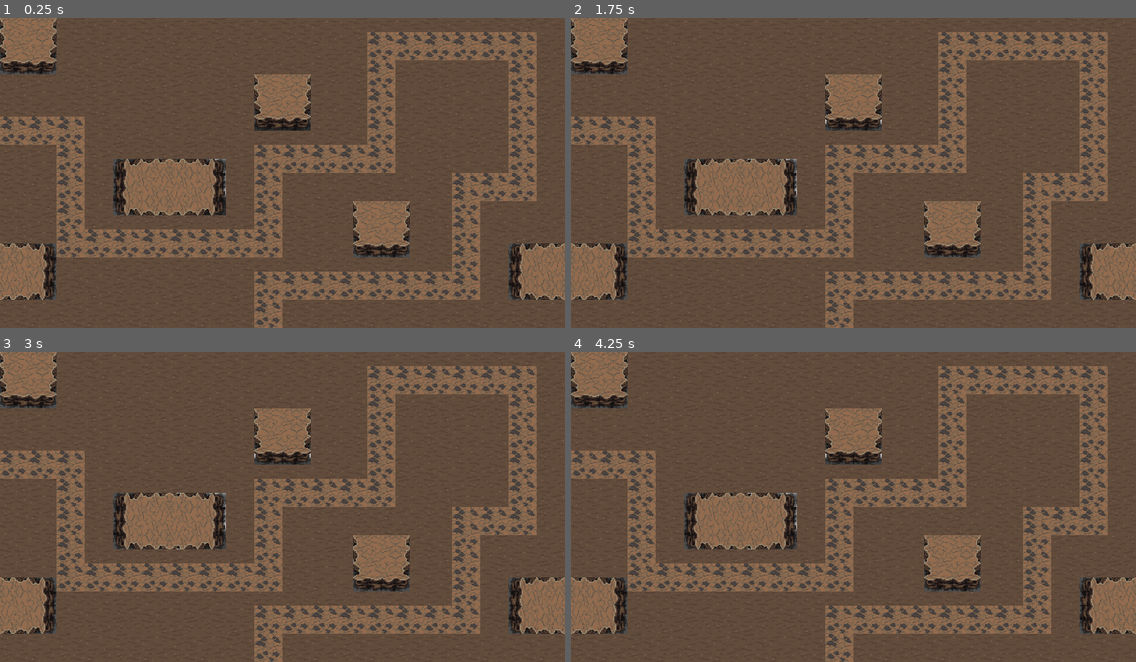
Above: before the commit, frames 1-4 (two rows, left to right).
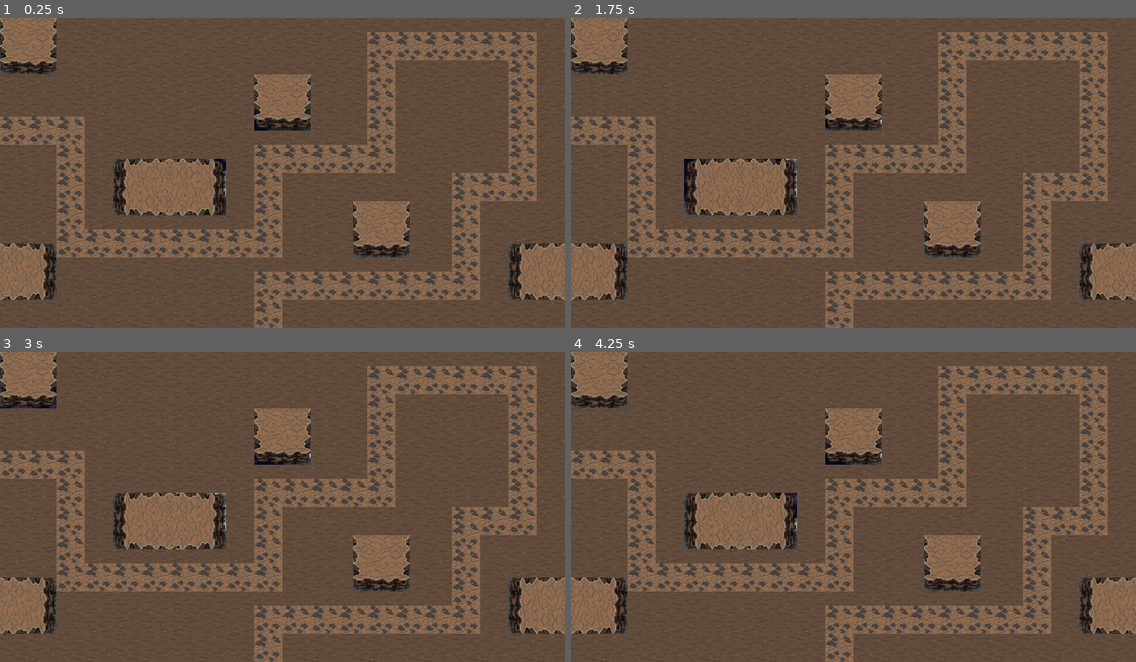
Above: after the commit, the same moments.

Repository: Beans4You/Team2_Mecha_Wars
Game: Godot game, scene res://scenes/main.tscn
Same seed, same stepped clock (60 frames per second), same inputs: the game is played once before the commit and once after it.
Inputs:
- Up to frame 1 (0.25 s): no input
- Up to frame 2 (1.75 s): click "Start" at 0.5 s; click "Start" at 1.25 s
- Up to frame 3 (3 s): click "Start" at 2 s; tap Enter at 2.75 s
- Up to frame 4 (4.25 s): tap Space at 3.5 s

The runs differ from the first frame. In frame 1, less than 0.1% of the frame differs, in the area x 38-48%, y 25-50%; in frame 2, 0.1%; in frame 3, 0.1%, in the area x 0-51%, y 11-37%; in frame 4, 0.1%.
Error in both runs: Attempt to call function 'start' in base 'null instance' on a null instance. (res://scenes/main.gd:22)

Commit message:
merge fix

Diff:
--- a/mecha-wars/scenes/enemies/runner.gd
+++ b/mecha-wars/scenes/enemies/runner.gd
@@ -1,5 +1,6 @@
-extends RigidBody2D
+extends CharacterBody2D
 
+@export var speed = 1000
 
 # Called when the node enters the scene tree for the first time.
 func _ready():
@@ -8,7 +9,7 @@
 
 # Called every frame. 'delta' is the elapsed time since the previous frame.
 func _process(delta):
-	pass
+	get_parent().set_progress(get_parent().get_progress() * speed * delta)
 
 
 
--- a/mecha-wars/scenes/main.tscn
+++ b/mecha-wars/scenes/main.tscn
@@ -32,6 +32,8 @@
 
 [node name="PathFollow2D" type="PathFollow2D" parent="Path2D"]
 
+[node name="runner" parent="Path2D/PathFollow2D" instance=ExtResource("2_1dlbe")]
+
 [node name="Map" parent="." instance=ExtResource("2_dpspi")]
 
 [connection signal="pressed" from="Button" to="." method="_on_button_pressed"]
